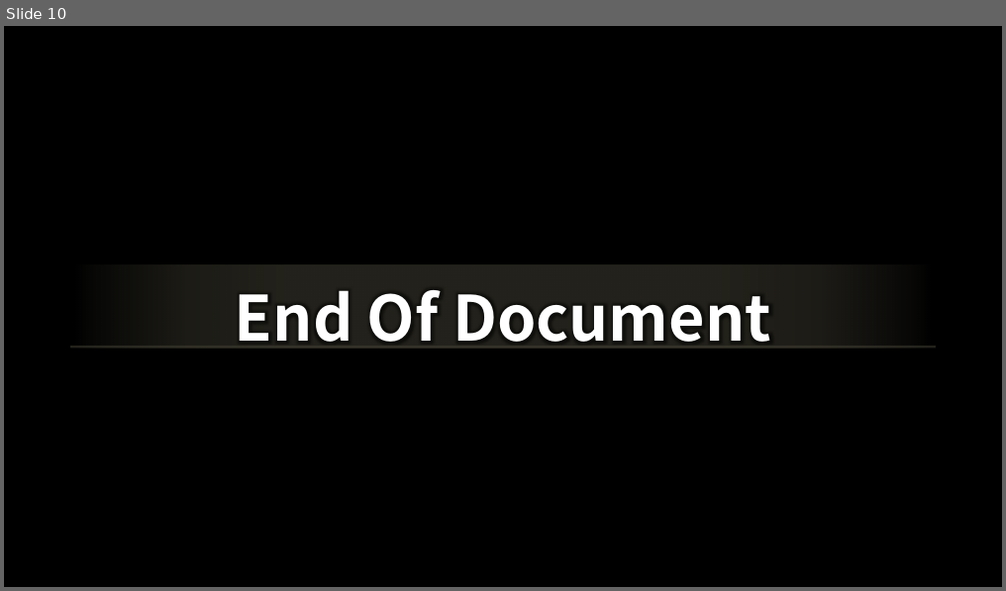
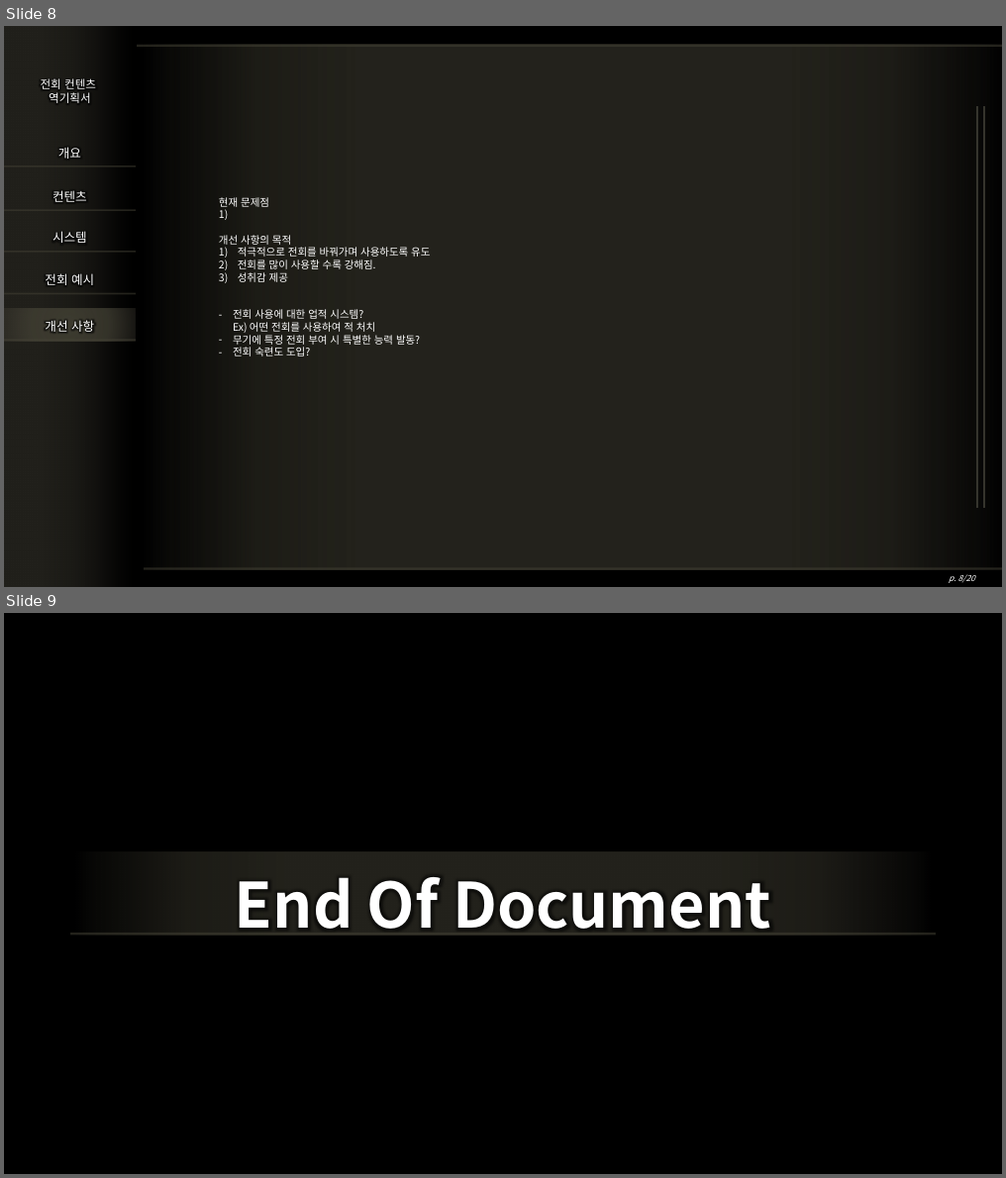
Before and after one commit to hjs0913/GameDesign, a slide deck: 엘든링 역기획서/엘든링_전회컨텐츠_역기획서.pptx. Shown one above the other, each under a label of ours: slide 10 before the commit, slides 8 and 9 after it. The pictures are 1006x591 and 1006x1178 pixels, drawn with LibreOffice and Linux fonts; fonts in the diff are those of the drawing; background and template pictures are left out. Boxes give left, top, right and bottom in pixels: in the first picture for what was removed or moved away, otherwise in the second. Text is boxed around its words. In the diff, an @@ line names an element or a change of style, - is before the commit and + after.

Commit message:
기획 의도 작성 완 / 전회 소개 작성 중

```diff
--- a/엘든링 역기획서/엘든링_전회컨텐츠_역기획서.pptx
+++ b/엘든링 역기획서/엘든링_전회컨텐츠_역기획서.pptx
@@ slide 8 added at [4,26,1002,587], background #000000 @@
@@ rectangle added at [4,26,135,587], fill gradient #22211C @@
@@ line added from (138, 46) to (1002, 46), #464437 2.25 pt @@
@@ rectangle added at [144,45,1002,571], fill gradient #464437 to #474438 to #48443A to #484439 @@
@@ text added at [41,78,96,103], 11 pt, text #FFFFFF @@
+전회 컨텐츠
+역기획서
@@ line added from (978, 509) to (978, 107), #33332B 2.25 pt @@
@@ line added from (984, 509) to (984, 107), #33332B 2.25 pt @@
@@ line added from (4, 167) to (136, 167), #464437 1.5 pt @@
@@ text added at [58,147,81,159], 12 pt, text #FFFFFF @@
+개요
@@ text added at [53,190,87,202], 12 pt, text #FFFFFF @@
+컨텐츠
@@ text added at [219,197,430,357], 10 pt, text #FFFFFF @@
+현재 문제점
+1)
+개선 사항의 목적
+1) 적극적으로 전회를 바꿔가며 사용하도록 유도
+2) 전회를 많이 사용할 수록 강해짐.
+3) 성취감 제공
+– 전회 사용에 대한 업적 시스템?
+  Ex) 어떤 전회를 사용하여 적 처치
+– 무기에 특정 전회 부여 시 특별한 능력 발동?
+– 전회 숙련도 도입?
@@ line added from (4, 210) to (136, 210), #464437 1.5 pt @@
@@ text added at [53,231,87,243], 12 pt, text #FFFFFF @@
+시스템
@@ line added from (4, 252) to (136, 252), #464437 1.5 pt @@
@@ text added at [45,274,94,285], 12 pt, text #FFFFFF @@
+전회 예시
@@ line added from (4, 294) to (136, 294), #464437 1.5 pt @@
@@ rectangle added at [4,309,136,341], fill gradient #464437 to #48443A @@
@@ text added at [45,320,94,332], 12 pt, text #FFFFFF @@
+개선 사항
@@ line added from (4, 341) to (136, 341), #464437 1.5 pt @@
@@ line added from (144, 569) to (1002, 569), #464437 2.25 pt @@
@@ page number added at [948,574,975,583], 8 pt, text #FFFFFF, italic @@
+p. 8/20
@@ what was slide 10 is now slide 9 @@
```
Also in this commit, not shown: 3 slides changed, 3 other slides added, 5 slides removed, 2 other files.
